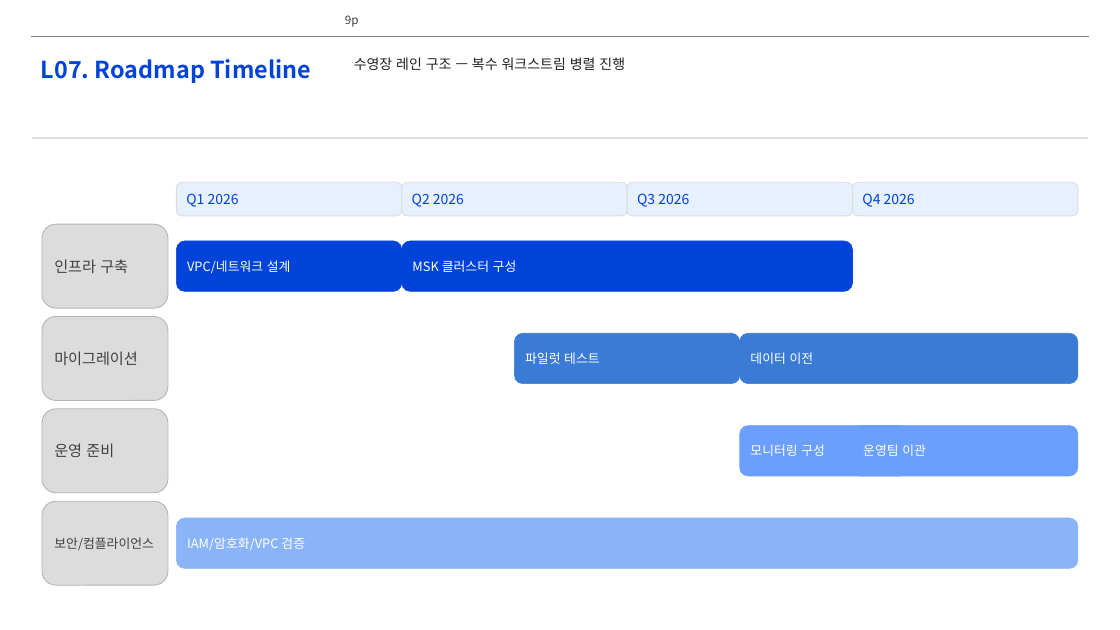
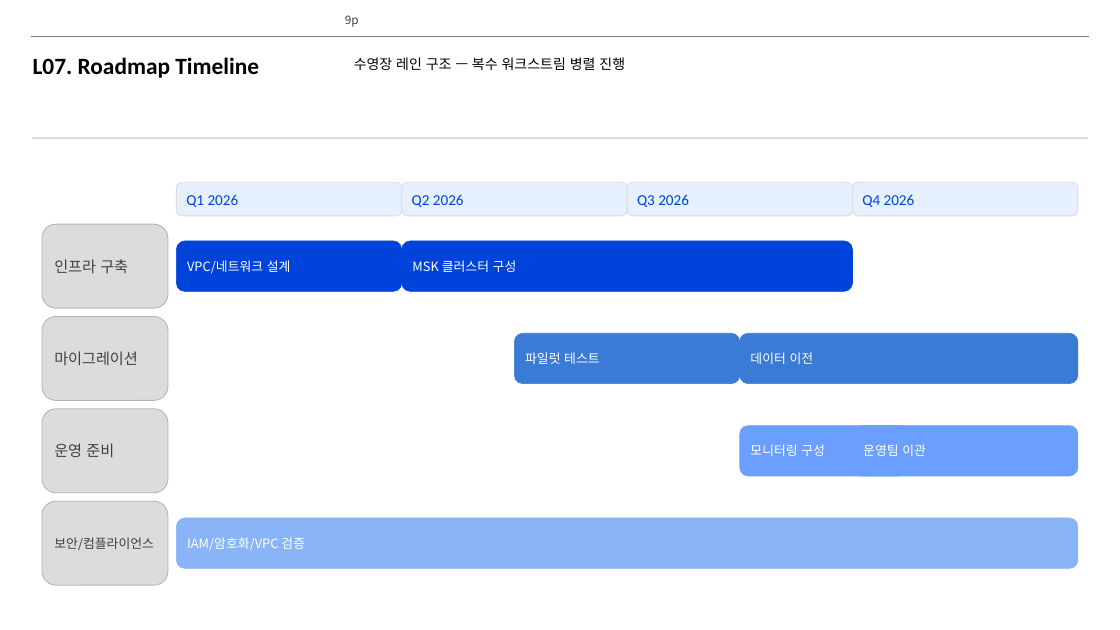
Before and after one commit to lhs6395-hslee/project-steer, a slide deck: slide 9 of results/pptx/AWS_MSK_Expert_Intro.pptx. Drawn at 1120x630 pixels with LibreOffice and Linux fonts; fonts in the diff are those of the drawing; background and template pictures are left out. Boxes give left, top, right and bottom in pixels: in the first picture for what was removed or moved away, otherwise in the second. Text is boxed around its words. In the diff, an @@ line names an element or a change of style, - is before the commit and + after.

```diff
--- a/results/pptx/AWS_MSK_Expert_Intro.pptx
+++ b/results/pptx/AWS_MSK_Expert_Intro.pptx
@@ text "L07. Roadmap Timeline" at <box>33,57,259,78</box>: font Noto Sans CJK KR to Calibri, text colour #0043DA to #000000 @@
@@ text "수영장 레인 구조 — 복수 ..." at <box>354,57,625,70</box>: font Noto Sans CJK KR to Calibri, text colour #212121 to #000000 @@
@@ size 12 to 13 pt, font Noto Sans CJK KR to Calibri in 4 elements at <box>176,182,402,216</box>, <box>402,182,627,216</box>, <box>628,182,853,216</box>, <box>853,182,1078,216</box> @@
```
Also in this commit, not shown: 9 other slides changed, 4 other files.
